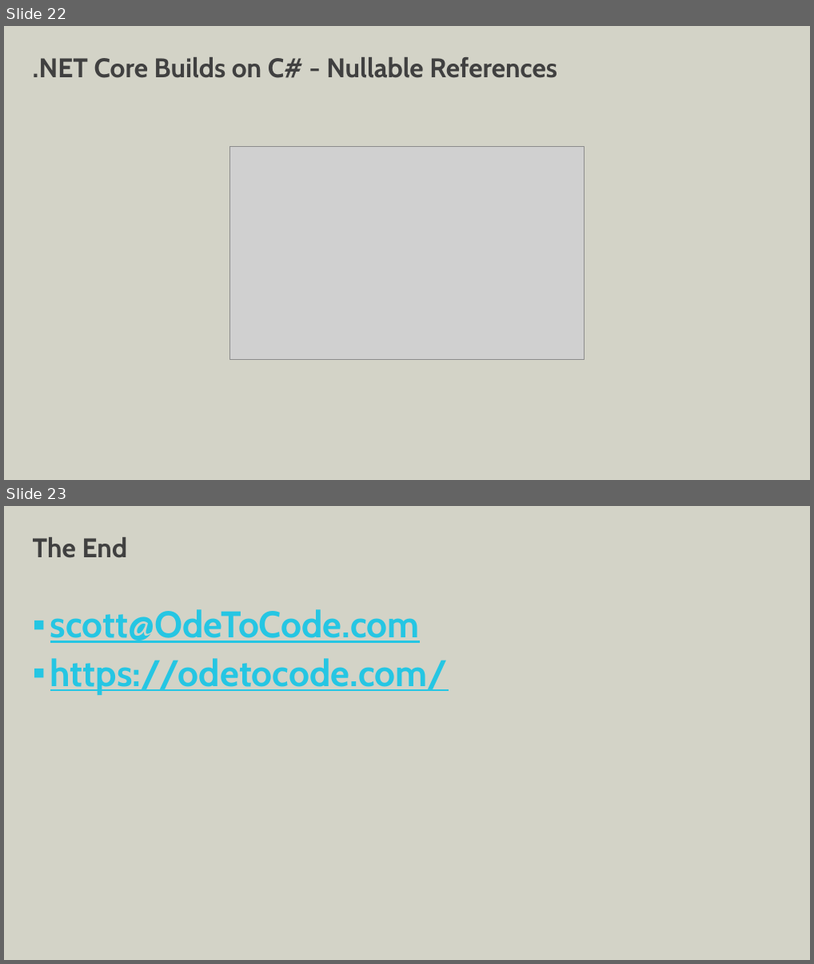
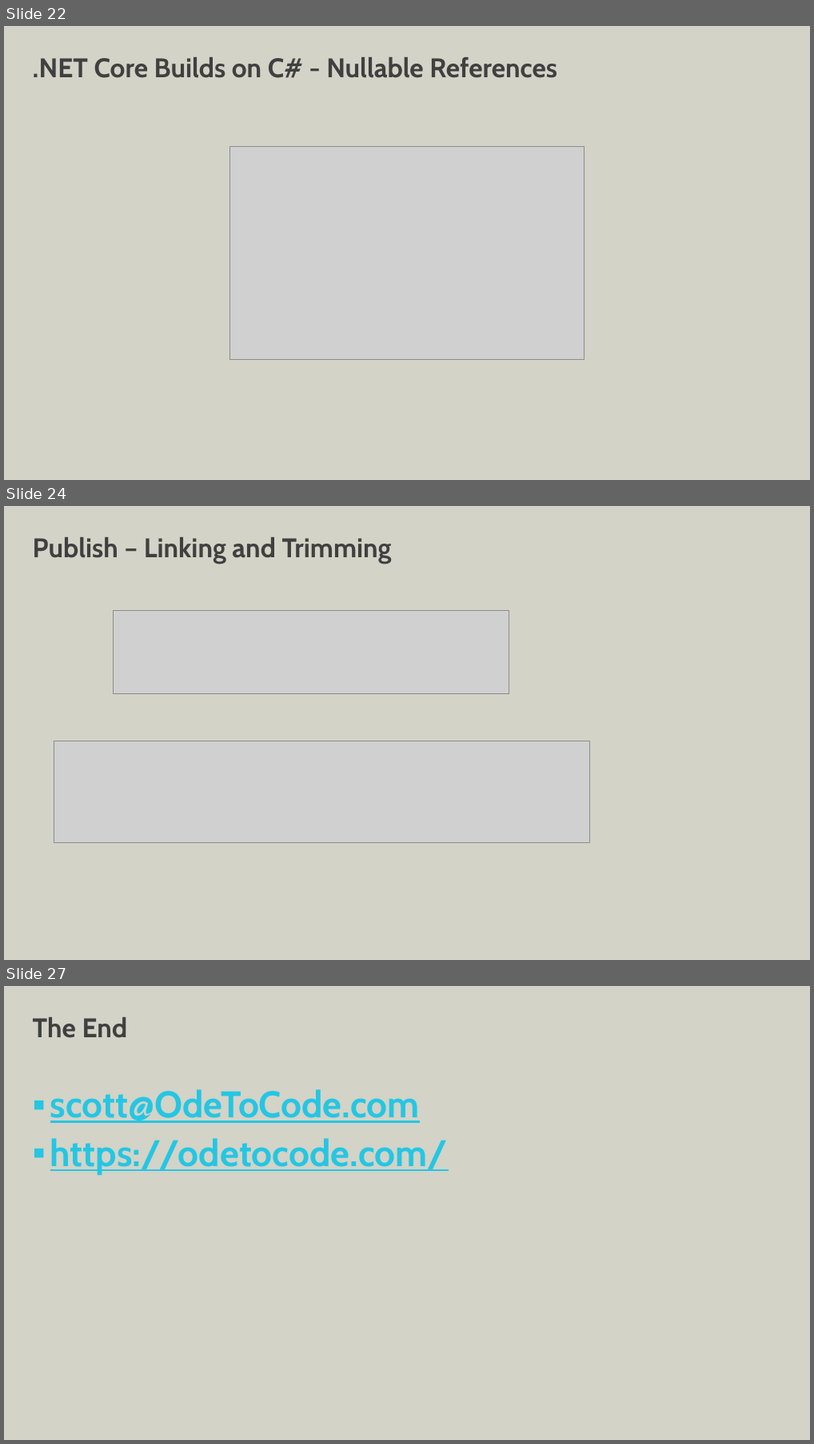
Before and after one commit to OdeToCode/classes, a slide deck: presentations/aspnetcore3-whatsnew/aspnetcore3-whatsnew.pptx. Shown one above the other, each under a label of ours: slides 22 and 23 before the commit, slides 22, 24 and 27 after it; the slides between them are not shown. The pictures are 814x964 and 814x1444 pixels, drawn with LibreOffice and Linux fonts; fonts in the diff are those of the drawing; grey boxes stand for pictures; background and template pictures are left out. Boxes give left, top, right and bottom in pixels: in the first picture for what was removed or moved away, otherwise in the second. Text is boxed around its words. In the diff, an @@ line names an element or a change of style, - is before the commit and + after.

```diff
--- a/presentations/aspnetcore3-whatsnew/aspnetcore3-whatsnew.pptx
+++ b/presentations/aspnetcore3-whatsnew/aspnetcore3-whatsnew.pptx
@@ slide 24 added at bbox=[4, 506, 810, 960], background #D3D3C7 @@
@@ title added at bbox=[33, 537, 392, 564], 32 pt, text #404040, bold @@
+Publish – Linking and Trimming
@@ picture added at bbox=[113, 611, 509, 693] @@
@@ picture added at bbox=[54, 740, 590, 842] @@
@@ what was slide 23 is now slide 27 @@
```
Also in this commit, not shown: 3 other slides added, 3 other files.
